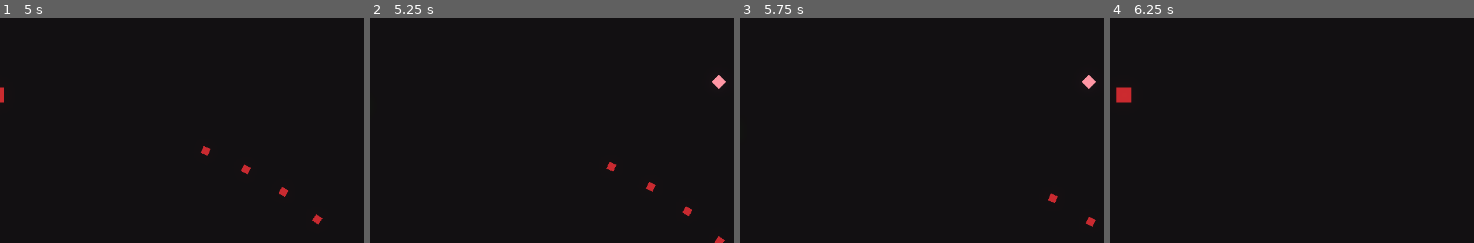
Above: before the commit, frames 1-4 (left to right).
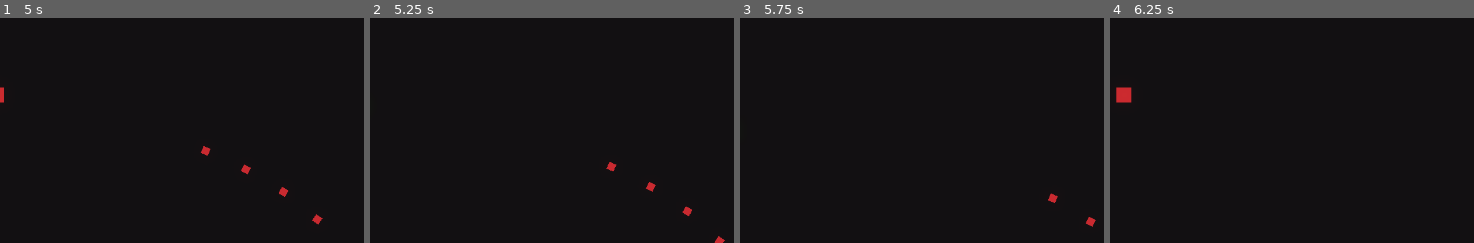
Above: after the commit, the same moments.

Repository: DiScarlet/ShootEm
Game: Godot game, scene res://scenes/arena.tscn
The game is run twice, just before and just after one commit, with the same random seed, the same clock (stepped at 60 frames per second) and the same inputs.
Inputs (mouse positions are % of the whole screen's width and height, from its top left):
- Up to frame 1 (5 s): tap Enter at 0.5 s; move the mouse to (69, 45) at 0.52 s; press the mouse at (69, 45) at 0.53 s; hold D (move_right) 0.53-1.28 s; move the mouse to (23, 55) at 1.27 s; release the mouse at (23, 55) at 1.28 s; hold S (move_down) 1.28-2.03 s; click (23, 55) at 1.35 s; move the mouse to (56, 28) at 2.02 s; press the mouse at (56, 28) at 2.03 s; hold D (move_right) 2.03-2.78 s; move the mouse to (40, 70) at 2.77 s; release the mouse at (40, 70) at 2.78 s; hold W (move_up) 2.78-3.53 s; click (40, 70) at 2.85 s; move the mouse to (78, 65) at 3.52 s; press the mouse at (78, 65) at 3.53 s; hold A (move_left) from 3.53 s (still down); move the mouse to (12, 35) at 4.27 s; release the mouse at (12, 35) at 4.28 s; click (12, 35) at 4.35 s
- Up to frame 2 (5.25 s): move the mouse to (51, 50) at 5.02 s; release A (move_left) at 5.03 s; press the mouse at (51, 50) at 5.03 s; hold S (move_down) from 5.03 s (still down)
- Up to frame 3 (5.75 s): keep holding S (move_down)
- Up to frame 4 (6.25 s): move the mouse to (29, 25) at 5.77 s; release S (move_down) at 5.78 s; release the mouse at (29, 25) at 5.78 s; hold D (move_right) from 5.78 s (still down); click (29, 25) at 5.85 s
The pictures show only the part of the screen within x 46-96%, y 33-83%; the shares and areas given below are measured in that part.

Frame 1 is identical in both runs. In frame 2, 0.1% of the frame differs, in the area x 93-98%, y 25-32%; in frame 3, 0.1%; in frame 4, nothing differs.

Commit message:
Made blood temproary, created game saves

Diff:
--- a/scenes/arena.tscn
+++ b/scenes/arena.tscn
@@ -1,15 +1,15 @@
 [gd_scene format=3 uid="uid://b82kjfjjqgiey"]
 
 [ext_resource type="Script" uid="uid://b4b6aaleanmjd" path="res://scripts/arena.gd" id="1_wl4x5"]
-[ext_resource type="PackedScene" uid="uid://dhh0qewrl521k" path="res://scenes/Enemies/enemy_base.tscn" id="2_naajo"]
 [ext_resource type="PackedScene" uid="uid://c3yb2eql5pwpp" path="res://scenes/player.tscn" id="2_olpmc"]
-[ext_resource type="PackedScene" uid="uid://b4ok3ievmdxys" path="res://scenes/Enemies/enemy_blue.tscn" id="3_41jku"]
+[ext_resource type="PackedScene" uid="uid://b4ok3ievmdxys" path="res://scenes/enemies/enemy_blue.tscn" id="3_41jku"]
 [ext_resource type="PackedScene" uid="uid://dhh0qewrl521k" path="res://scenes/enemies/enemy_base.tscn" id="3_olpmc"]
-[ext_resource type="PackedScene" uid="uid://dryair0vs6tgf" path="res://scenes/Enemies/enemy_yellow.tscn" id="4_k1k1x"]
+[ext_resource type="PackedScene" uid="uid://dryair0vs6tgf" path="res://scenes/enemies/enemy_yellow.tscn" id="4_k1k1x"]
 [ext_resource type="Script" uid="uid://q0l3nqxud6n2" path="res://scripts/UI/score.gd" id="4_xdvfk"]
 [ext_resource type="Script" uid="uid://bqbhw16j16xcc" path="res://scripts/UI/high_score.gd" id="5_4ag8t"]
 [ext_resource type="Script" uid="uid://b0xdbtaudahbx" path="res://scripts/camera_2d.gd" id="5_7ft05"]
-[ext_resource type="PackedScene" uid="uid://c7fd16v1dsogf" path="res://scenes/powerups/power_up_reload.tscn" id="5_41jku"]
+[ext_resource type="PackedScene" uid="uid://c7fd16v1dsogf" path="res://scenes/powerups/power_up.tscn" id="5_41jku"]
+[ext_resource type="PackedScene" uid="uid://cggixvs17i0el" path="res://scenes/powerups/power_up_damage.tscn" id="6_41jku"]
 
 [sub_resource type="Environment" id="Environment_wl4x5"]
 background_mode = 3
@@ -19,8 +19,8 @@
 
 [node name="Arena" type="Node2D" unique_id=86317714]
 script = ExtResource("1_wl4x5")
-enemies = Array[PackedScene]([ExtResource("2_naajo"), ExtResource("3_41jku"), ExtResource("4_k1k1x")])
-power_ups = Array[PackedScene]([ExtResource("5_41jku")])
+enemies = Array[PackedScene]([ExtResource("3_olpmc"), ExtResource("3_41jku"), ExtResource("4_k1k1x")])
+power_ups = Array[PackedScene]([ExtResource("5_41jku"), ExtResource("6_41jku")])
 
 [node name="Player" parent="." unique_id=1334363141 instance=ExtResource("2_olpmc")]
 position = Vector2(640, 360)
@@ -39,7 +39,7 @@
 autostart = true
 
 [node name="PowerupSpawnTimer" type="Timer" parent="." unique_id=773368948]
-wait_time = 5.0
+wait_time = 15.0
 autostart = true
 
 [node name="UI" type="Node2D" parent="." unique_id=1367308604]
--- a/scenes/blood_particles.tscn
+++ b/scenes/blood_particles.tscn
@@ -1,9 +1,13 @@
 [gd_scene format=3 uid="uid://dp8ol81fdsgtu"]
 
 [ext_resource type="Texture2D" uid="uid://dm1x1kdlvq6dn" path="res://assets/sprites/Circle.png" id="1_4enpv"]
-[ext_resource type="Script" uid="uid://c0i3w246rp8n4" path="res://scripts/blood_particles.gd" id="2_n323q"]
+[ext_resource type="Script" uid="uid://d3gwq3ekhx125" path="res://scripts/blood/blood_main.gd" id="1_n323q"]
+[ext_resource type="Script" uid="uid://c0i3w246rp8n4" path="res://scripts/blood/blood_particles.gd" id="2_n323q"]
 
-[node name="BloodParticles" type="CPUParticles2D" unique_id=2015632048]
+[node name="Blood" type="Node2D" unique_id=2095504121]
+script = ExtResource("1_n323q")
+
+[node name="Particles" type="CPUParticles2D" parent="." unique_id=2015632048]
 z_index = -5
 amount = 15
 texture = ExtResource("1_4enpv")
@@ -18,9 +22,15 @@
 color = Color(3.0973105, 3.0973105, 3.0973105, 0.8392157)
 script = ExtResource("2_n323q")
 
-[node name="FreezeTimer" type="Timer" parent="." unique_id=1604759130]
+[node name="FreezeTimer" type="Timer" parent="Particles" unique_id=1604759130]
 wait_time = 0.15
 one_shot = true
 autostart = true
 
-[connection signal="timeout" from="FreezeTimer" to="." method="_on_freeze_timer_timeout"]
+[node name="FadeOutTimer" type="Timer" parent="." unique_id=516761892]
+wait_time = 40.0
+one_shot = true
+autostart = true
+
+[connection signal="timeout" from="Particles/FreezeTimer" to="Particles" method="_on_freeze_timer_timeout"]
+[connection signal="timeout" from="FadeOutTimer" to="." method="_on_fade_out_timer_timeout"]
--- /dev/null
+++ b/scenes/powerups/power_up.tscn
@@ -0,0 +1,65 @@
+[gd_scene format=3 uid="uid://c7fd16v1dsogf"]
+
+[ext_resource type="Texture2D" uid="uid://jtgxew27578n" path="res://assets/sprites/Square.png" id="1_38mqn"]
+[ext_resource type="Script" uid="uid://m0qq7cb364u" path="res://scripts/powerups/power_up_reload.gd" id="2_par65"]
+
+[sub_resource type="RectangleShape2D" id="RectangleShape2D_par65"]
+size = Vector2(15.556351, 15.556351)
+
+[sub_resource type="Animation" id="Animation_01xxy"]
+length = 0.001
+tracks/0/type = "value"
+tracks/0/imported = false
+tracks/0/enabled = true
+tracks/0/path = NodePath(".:scale")
+tracks/0/interp = 1
+tracks/0/loop_wrap = true
+tracks/0/keys = {
+"times": PackedFloat32Array(0),
+"transitions": PackedFloat32Array(1),
+"update": 0,
+"values": [Vector2(1e-05, 1e-05)]
+}
+
+[sub_resource type="Animation" id="Animation_3864p"]
+resource_name = "appear"
+length = 0.2
+step = 0.05
+tracks/0/type = "value"
+tracks/0/imported = false
+tracks/0/enabled = true
+tracks/0/path = NodePath(".:scale")
+tracks/0/interp = 2
+tracks/0/loop_wrap = true
+tracks/0/keys = {
+"times": PackedFloat32Array(0, 0.1, 0.2),
+"transitions": PackedFloat32Array(1, 1, 1),
+"update": 0,
+"values": [Vector2(1e-05, 1e-05), Vector2(1.1, 1.1), Vector2(1, 1)]
+}
+
+[sub_resource type="AnimationLibrary" id="AnimationLibrary_sei4p"]
+_data = {
+&"RESET": SubResource("Animation_01xxy"),
+&"appear": SubResource("Animation_3864p")
+}
+
+[node name="PowerUpReload" type="Sprite2D" unique_id=548531903]
+modulate = Color(1.0449623, 0.58525735, 0.63681304, 1)
+rotation = 0.7853982
+scale = Vector2(1e-05, 1e-05)
+texture = ExtResource("1_38mqn")
+script = ExtResource("2_par65")
+player_var_modify = "reload_speed"
+player_var_set = 0.05
+
+[node name="Hitbox" type="Area2D" parent="." unique_id=234481470]
+
+[node name="CollisionShape2D" type="CollisionShape2D" parent="Hitbox" unique_id=1505741440]
+shape = SubResource("RectangleShape2D_par65")
+
+[node name="AnimationPlayer" type="AnimationPlayer" parent="." unique_id=1741352674]
+libraries/ = SubResource("AnimationLibrary_sei4p")
+autoplay = &"appear"
+
+[connection signal="area_entered" from="Hitbox" to="." method="_on_hitbox_area_entered"]
--- /dev/null
+++ b/scenes/powerups/power_up_damage.tscn
@@ -0,0 +1,8 @@
+[gd_scene format=3 uid="uid://cggixvs17i0el"]
+
+[ext_resource type="PackedScene" uid="uid://c7fd16v1dsogf" path="res://scenes/powerups/power_up.tscn" id="1_nj5hy"]
+
+[node name="PowerUpDamage" unique_id=548531903 instance=ExtResource("1_nj5hy")]
+modulate = Color(0.5406, 0.83872247, 0.30511075, 1)
+player_var_modify = "damage"
+player_var_set = 2.0
--- a/scenes/powerups/power_up_reload.tscn
+++ /dev/null
@@ -1,20 +0,0 @@
-[gd_scene format=3 uid="uid://c7fd16v1dsogf"]
-
-[ext_resource type="Texture2D" uid="uid://jtgxew27578n" path="res://assets/sprites/Square.png" id="1_38mqn"]
-[ext_resource type="Script" uid="uid://m0qq7cb364u" path="res://scripts/powerups/power_up_reload.gd" id="2_par65"]
-
-[sub_resource type="RectangleShape2D" id="RectangleShape2D_par65"]
-size = Vector2(15.556351, 15.556351)
-
-[node name="PowerUpReload" type="Sprite2D" unique_id=548531903]
-modulate = Color(1.0449623, 0.58525735, 0.63681304, 1)
-rotation = 0.7853982
-texture = ExtResource("1_38mqn")
-script = ExtResource("2_par65")
-
-[node name="Hitbox" type="Area2D" parent="." unique_id=234481470]
-
-[node name="CollisionShape2D" type="CollisionShape2D" parent="Hitbox" unique_id=1505741440]
-shape = SubResource("RectangleShape2D_par65")
-
-[connection signal="area_entered" from="Hitbox" to="." method="_on_hitbox_area_entered"]
--- a/scripts/UI/high_score.gd
+++ b/scripts/UI/high_score.gd
@@ -3,4 +3,5 @@
 #FUNCS
 #system overrides
 func _ready() -> void:
+	GameManager.load_game()
 	text = str(GameManager.high_score)
--- a/scripts/UI/score.gd
+++ b/scripts/UI/score.gd
@@ -1,5 +1,4 @@
 extends Label
-
 
 #FUNCS
 #system overrides
--- /dev/null
+++ b/scripts/blood/blood_main.gd
@@ -0,0 +1,22 @@
+extends Node2D
+
+
+#VARS
+#locals
+var is_fading = false
+var alpha = 1.0
+
+
+#FUNCS
+#system overrides
+func _process(_delta) -> void:
+	if is_fading:
+		alpha = lerp(alpha, 0.0, 0.1)
+		modulate.a = alpha
+
+		if alpha < 0.005:
+			queue_free()
+
+#event functions
+func _on_fade_out_timer_timeout() -> void:
+	is_fading = true
--- a/scripts/bullet.gd
+++ b/scripts/bullet.gd
@@ -6,6 +6,7 @@
 const SPEED = 250
 #locals
 var look_once = true
+var damage
 
 
 #FUNCS
--- a/scripts/cores/EnemyCore.gd
+++ b/scripts/cores/EnemyCore.gd
@@ -39,18 +39,19 @@
 
 #event functions
 	#custom
-func on_damaged(stun_timer: Timer):
+func on_damaged(stun_timer: Timer, damage):
 		modulate = Color(1, 1, 1)
 		velocity = -velocity * KNOCKBACK
-		hp -= 1
+		hp -= damage
 		stun = true
 		stun_timer.start()
 
 	#system
 func _on_hitbox_area_entered(area: Area2D) -> void:
 	if area.is_in_group("EnemyDamager") and !stun:
-		on_damaged(stun_timer)
-		area.get_parent().queue_free()
+		var enemy = area.get_parent()
+		on_damaged(stun_timer, enemy.damage)
+		enemy.queue_free()
 
 func _on_stun_timer_timeout() -> void:
 	modulate = Color(current_color)
--- a/scripts/player.gd
+++ b/scripts/player.gd
@@ -16,6 +16,8 @@
 var is_dead = false
 	#powerup
 var powerup_array = []
+var damage = 1
+var default_damage = damage
 #Godot elements
 @onready var timer_reload: Timer = $TimerReload
 
@@ -40,7 +42,8 @@
 	global_position += SPEED * velocity * delta
 
 	if Input.is_action_pressed("click") and GameManager.node_creation_parent != null and can_shoot and !is_dead:
-		GameManager.instance_node(bullet, global_position, GameManager.node_creation_parent)
+		var bullet_instance = GameManager.instance_node(bullet, global_position, GameManager.node_creation_parent)
+		bullet_instance.damage = damage
 		start_reload()
 
 #action functions
@@ -58,10 +61,10 @@
 	if area.is_in_group("Enemy"):
 		is_dead = true
 		visible = false
+
+		save_highscore()
+		GameManager.save_game()
 		await(get_tree().create_timer(RESPAWN_TIME).timeout)
-
-		if GameManager.high_score < GameManager.points:
-			GameManager.high_score = GameManager.points
 
 		get_tree().reload_current_scene()
 
@@ -69,3 +72,11 @@
 	if powerup_array.find("PowerUpReload") != null:
 		reload_speed = GameManager.DEFAULT_RELOAD_SPEED
 		powerup_array.erase("PowerUpReload")
+	elif powerup_array.find("PowerUpDamage") != null:
+		damage = default_damage
+		powerup_array.erase("PowerUpDamage")
+
+#helper functions
+func save_highscore():
+	if GameManager.high_score < GameManager.points:
+			GameManager.high_score = GameManager.points
--- a/scripts/powerups/power_up_reload.gd
+++ b/scripts/powerups/power_up_reload.gd
@@ -1,15 +1,21 @@
 extends Sprite2D
+
+
+#VARS
+#exports
+@export var player_var_modify: String
+@export var player_var_set: float
+@export var powerup_cooldown_time: float = 2
 
 #FUNCS
 #event functions
 func _on_hitbox_area_entered(area: Area2D) -> void:
 	if area.is_in_group("Player"):
 		var player = area.get_parent()
-		print(str(player))
-		var timer = player.get_node("$TimerPowerUp")
-		print(str(timer))
-		player.reload_speed = 0.07
-		timer.get_node("$TimerPowerUp").wait_time = 1
+		var timer = player.get_node("TimerPowerUp")
+
+		player.set(player_var_modify, player_var_set)
+		timer.wait_time = powerup_cooldown_time
 		timer.start()
-		player.powerup_array.append("PowerUpReload")
+		player.powerup_array.append(name)
 		queue_free()
--- a/scripts/singletons/GameManager.gd
+++ b/scripts/singletons/GameManager.gd
@@ -17,7 +17,7 @@
 var node_creation_parent = null
 var points = 0
 	#UI
-var high_score = 0
+var high_score: int = 0
 	#characters/npcs
 var player = null
 var camera = null
@@ -29,3 +29,31 @@
 	parent.add_child(node_instance)
 	node_instance.global_position = location
 	return node_instance
+
+func init_save_dict():
+	var save_dict = {
+		"highscore" : high_score
+	}
+	return save_dict
+
+func save_game():
+	var file = FileAccess.open("user://savegame.save", FileAccess.WRITE)
+	file.store_line(JSON.stringify(init_save_dict()))
+	file.close()
+
+func load_game():
+	var file_path = "user://savegame.save"
+
+	if not FileAccess.file_exists(file_path):
+		print("Ooopsie~! Save file not found.")
+		return
+
+	var file = FileAccess.open(file_path, FileAccess.READ)
+	if not file:
+		print("Ooopsie~! Can't open a save file.")
+
+	var json_string = file.get_as_text()
+	var current_line = JSON.parse_string(json_string)
+
+	high_score = current_line["highscore"]
+	file.close()
Not shown, added: scripts/blood/blood_main.gd.uid
Renamed: scripts/blood_particles.gd -> scripts/blood/blood_particles.gd
Renamed: scripts/blood_particles.gd.uid -> scripts/blood/blood_particles.gd.uid
